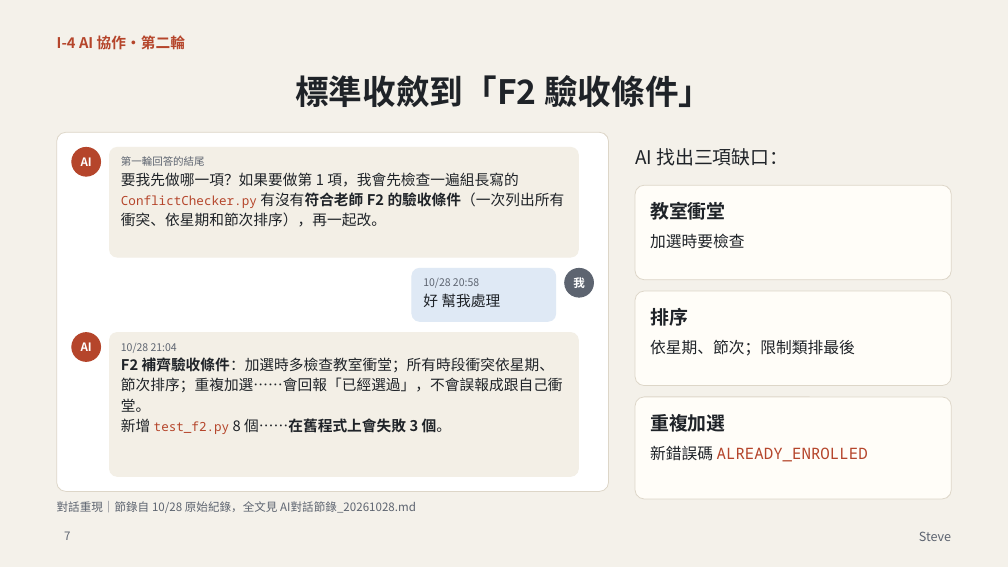
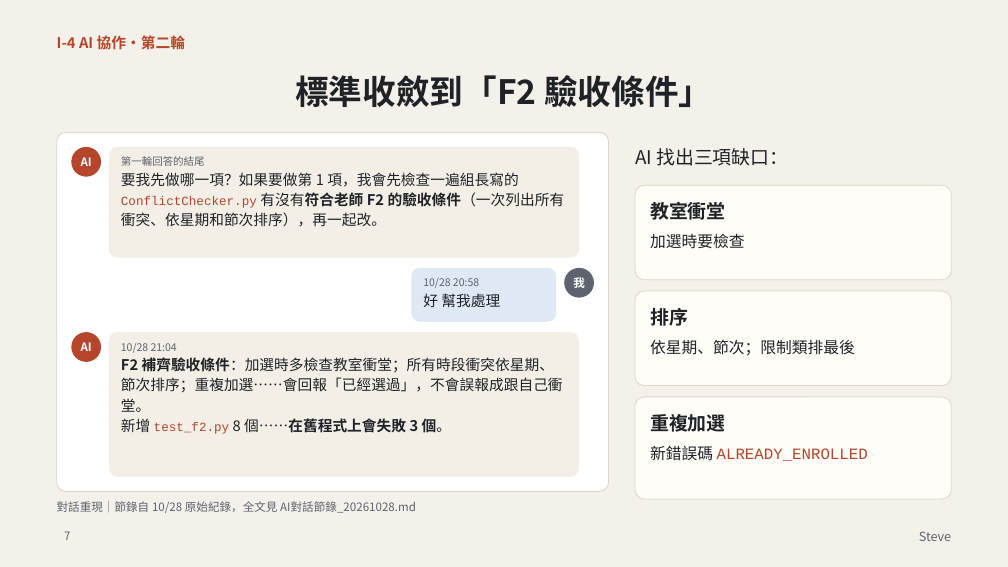
Before and after one commit to Xoyiun/GuoLao-sGroupAssignment, a slide deck: slide 7 of 影片I/投影片.pptx. Drawn at 1008x567 pixels with LibreOffice and Linux fonts; fonts in the diff are those of the drawing. Boxes give left, top, right and bottom in pixels: in the first picture for what was removed or moved away, otherwise in the second. Text is boxed around its words. In the diff, an @@ line names an element or a change of style, - is before the commit and + after.

```diff
--- a/影片I/投影片.pptx
+++ b/影片I/投影片.pptx
@@ text at [121, 172, 565, 227]: font Noto Sans Mono to Courier New in "ConflictChecker.py" @@
@@ text at [121, 418, 451, 434]: font Noto Sans Mono to Courier New in "test_f2.py" @@
@@ text at [650, 445, 868, 461]: font Noto Sans Mono to Courier New in "ALREADY_ENROLLED" @@
```
Also in this commit, not shown: 9 other slides changed.
